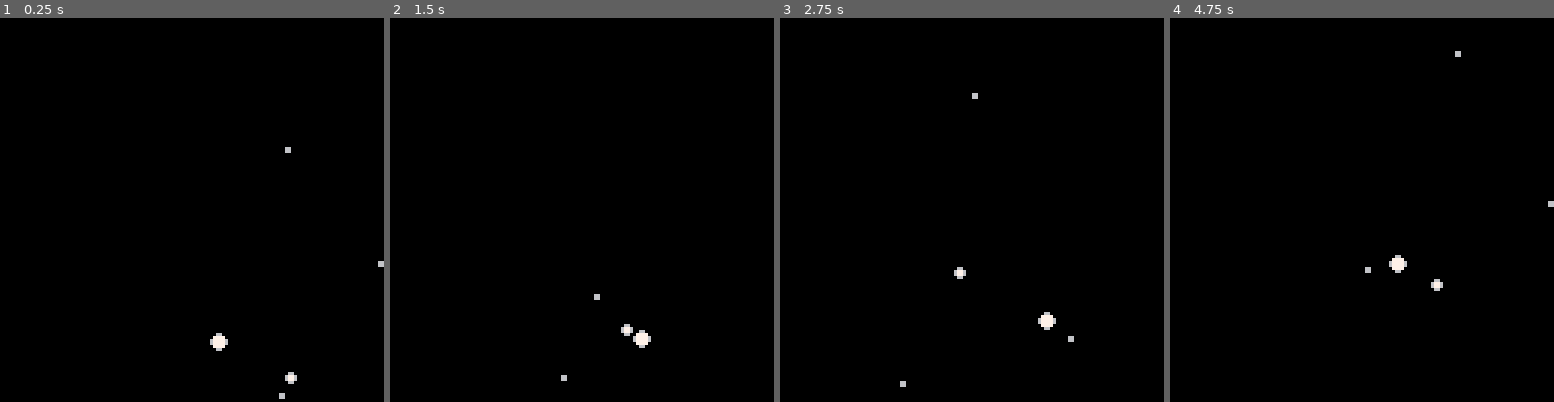
Above: before the commit, frames 1-4 (left to right).
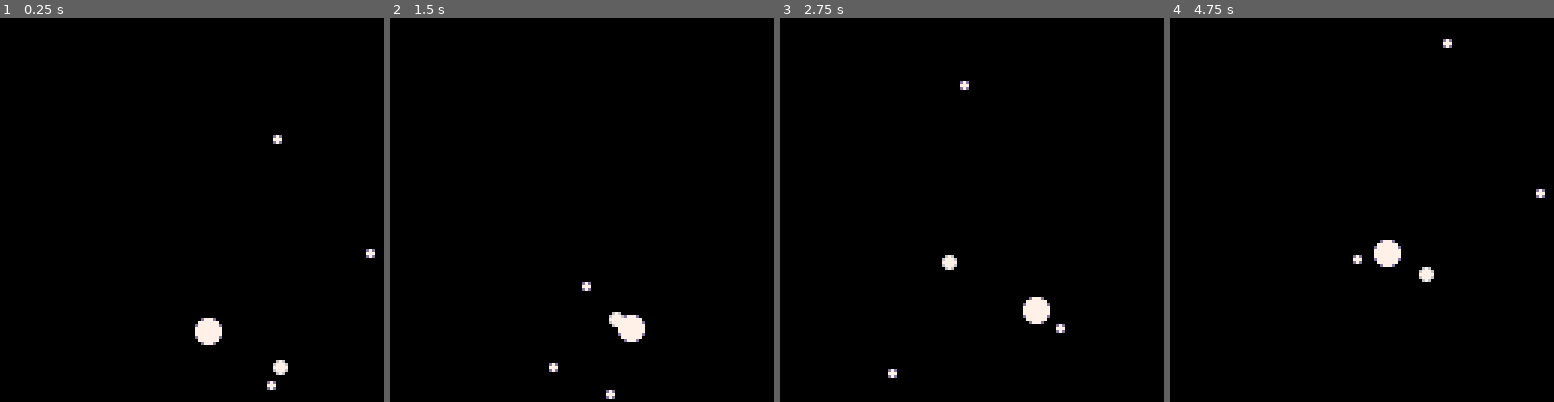
Above: after the commit, the same moments.

Repository: gerwitz/pico-8
Game: PICO-8 cartridge orbital.p8
Two runs of this game, one before a commit and one after it. Both use one fixed random seed, a clock stepped at 60 frames per second and the inputs below.
Inputs:
- Up to frame 1 (0.25 s): no input
- Up to frame 2 (1.5 s): no input
- Up to frame 3 (2.75 s): no input
- Up to frame 4 (4.75 s): no input

The runs differ from the first frame. In frame 1, 0.9% of the frame differs, in the area x 50-100%, y 30-100%; in frame 2, 0.8%; in frame 3, 0.9%; in frame 4, 0.9%.

Commit message:
antialiased circles instead of sprites

Diff:
--- a/orbital.p8
+++ b/orbital.p8
@@ -35,11 +35,7 @@
   end
 end
 
--- thanks to https://www.lexaloffle.com/bbs/?tid=36059
-function approx_magnitude(a,b)
- local a0, b0 = abs(a), abs(b)
- return max(a0,b0)*0.9609 + min(a0,b0)*0.3984
-end
+
 
 function move(planet)
   mass = planet.size^2
@@ -62,18 +58,67 @@
 end
 
 function _draw()
-	cls()
+  grayvid()
+  cls(15)
+
   for p in all(planets) do
-    spr(p.size, p.x, p.y)
+    draw_disc(p.x, p.y, p.size+.3)
   end
 end
 
-__gfx__
-00000000000000000000000000000000000000000000000000677600000000000000000000000000000000000000000000000000000000000000000000000000
-00000000000000000000000000000000000660000067760006777760000000000000000000000000000000000000000000000000000000000000000000000000
-00700700000000000006600000577500007777000677776067777776000000000000000000000000000000000000000000000000000000000000000000000000
-00077000000660000067760000777700067777600777777077777777000000000000000000000000000000000000000000000000000000000000000000000000
-00077000000660000067760000777700067777600777777077777777000000000000000000000000000000000000000000000000000000000000000000000000
-00700700000000000006600000577500007777000677776067777776000000000000000000000000000000000000000000000000000000000000000000000000
-00000000000000000000000000000000000660000067760006777760000000000000000000000000000000000000000000000000000000000000000000000000
-00000000000000000000000000000000000000000000000000677600000000000000000000000000000000000000000000000000000000000000000000000000
+-- distance without sqrt
+-- thanks to https://www.lexaloffle.com/bbs/?tid=36059
+function approx_magnitude(a,b)
+ local a0, b0 = abs(a), abs(b)
+ return max(a0,b0)*0.9609 + min(a0,b0)*0.3984
+end
+
+-- anti-aliased filled circle
+-- thanks to https://www.lexaloffle.com/bbs/?tid=30810
+local ramp={[0]=7,7,7,7,7,6,6,6,13,13,13,5,5,1,1,0}
+function grayvid()
+    for i=0,15 do
+        pal(i,i,0)
+        pal(i,ramp[i],1)
+     palt(i,false)
+    end
+end
+function draw_disc(x0,y0,r)
+  if(r==0) return
+  local x,y,dx,dy=flr(r),0,1,1
+  r*=2
+  local err=dx-r
+
+  while x>=y do
+    local dist=1+err/r
+
+    rectfill(x0-x+1,y0+y,x0+x-1,y0+y,0)
+    rectfill(x0-x+1,y0-y,x0+x-1,y0-y,0)
+    rectfill(x0-y,y0-x+1,x0+y,y0-x+1,0)
+    rectfill(x0-y,y0+x-1,x0+y,y0+x-1,0)
+
+    shadepix(x0+x,y0+y,dist)
+    shadepix(x0+y,y0+x,dist)
+    shadepix(x0-y,y0+x,dist)
+    shadepix(x0+x,y0-y,dist)
+
+    shadepix(x0-x,y0+y,dist)
+    shadepix(x0-y,y0-x,dist)
+    shadepix(x0+y,y0-x,dist)
+    shadepix(x0-x,y0-y,dist)
+
+    if err<=0 then
+      y+=1
+      err+=dy
+      dy+=2
+    end
+    if err>0 then
+      x-=1
+      dx+=2
+      err+=dx-r
+    end
+  end
+end
+function shadepix(x,y,k)
+  pset(x, y, pget(x,y)*k)
+end
